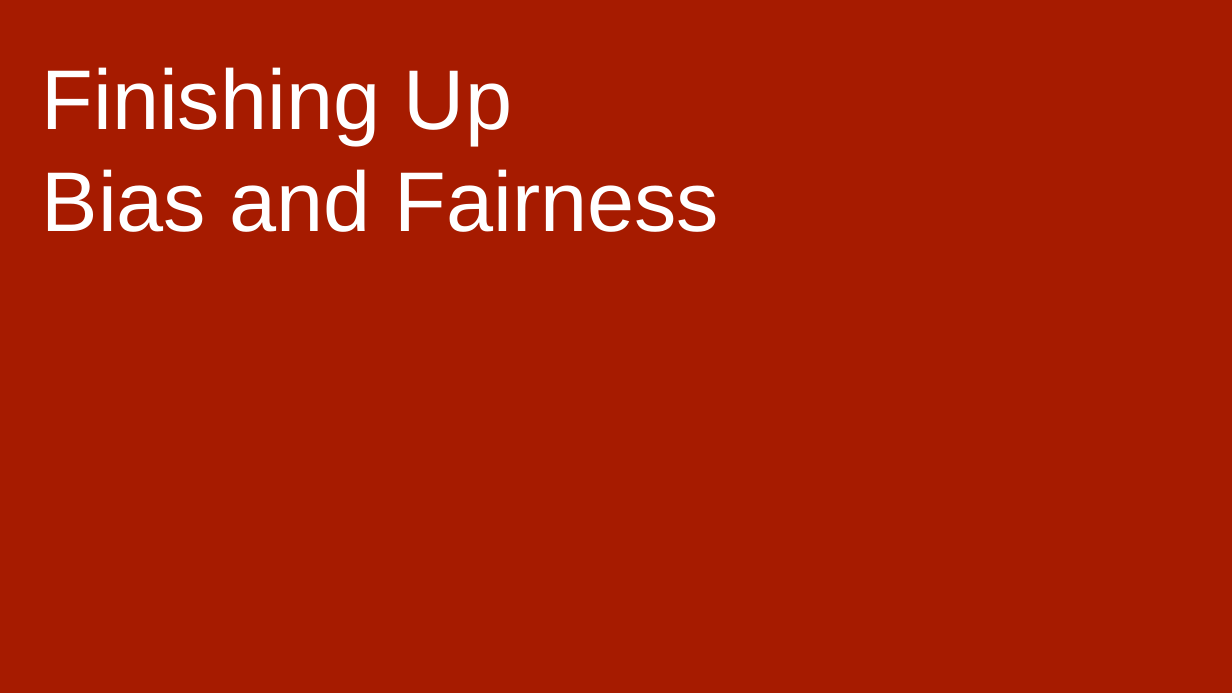
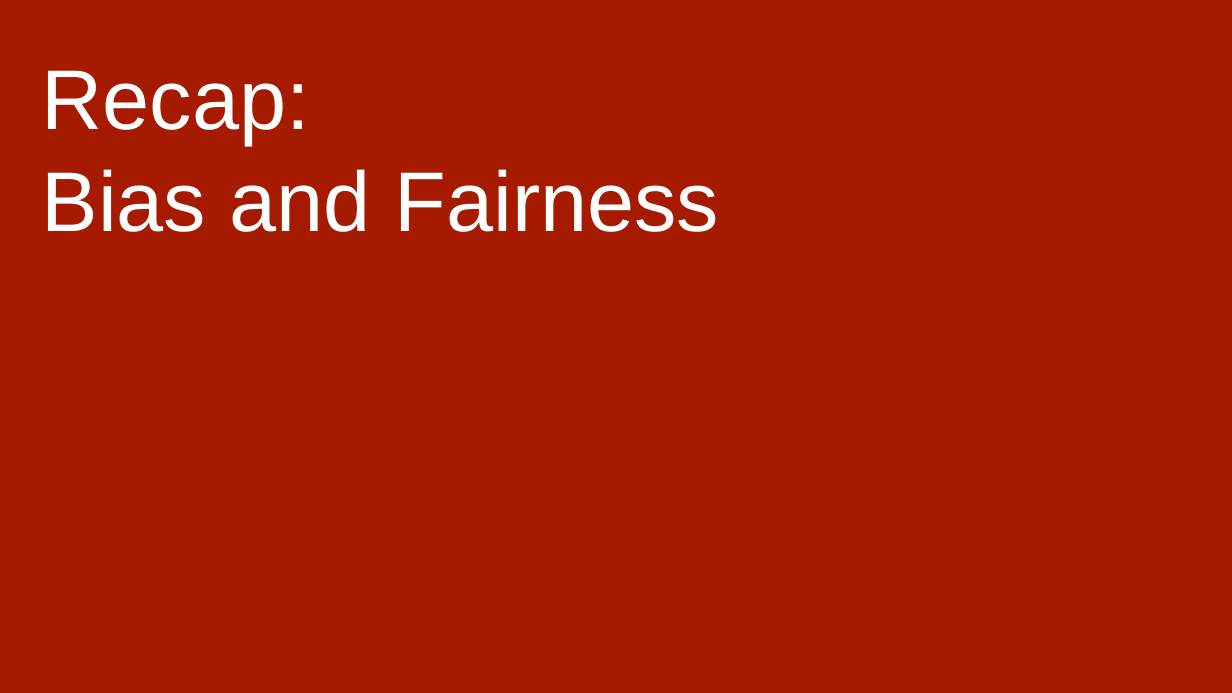
Before and after one commit to dssg/MLinPractice, a slide deck: slide 3 of Lectures/Lecture20-FieldValidation.pptx. Drawn at 1232x693 pixels with LibreOffice and Linux fonts; fonts in the diff are those of the drawing. Boxes give left, top, right and bottom in pixels: in the first picture for what was removed or moved away, otherwise in the second. Text is boxed around its words. In the diff, an @@ line names an element or a change of style, - is before the commit and + after.

```diff
--- a/Lectures/Lecture20-FieldValidation.pptx
+++ b/Lectures/Lecture20-FieldValidation.pptx
@@ text at box(42, 70, 310, 145): text changed @@
-Finishing Up
+Recap:
```
Also in this commit, not shown: 3 other slides changed, 10 slides added.
